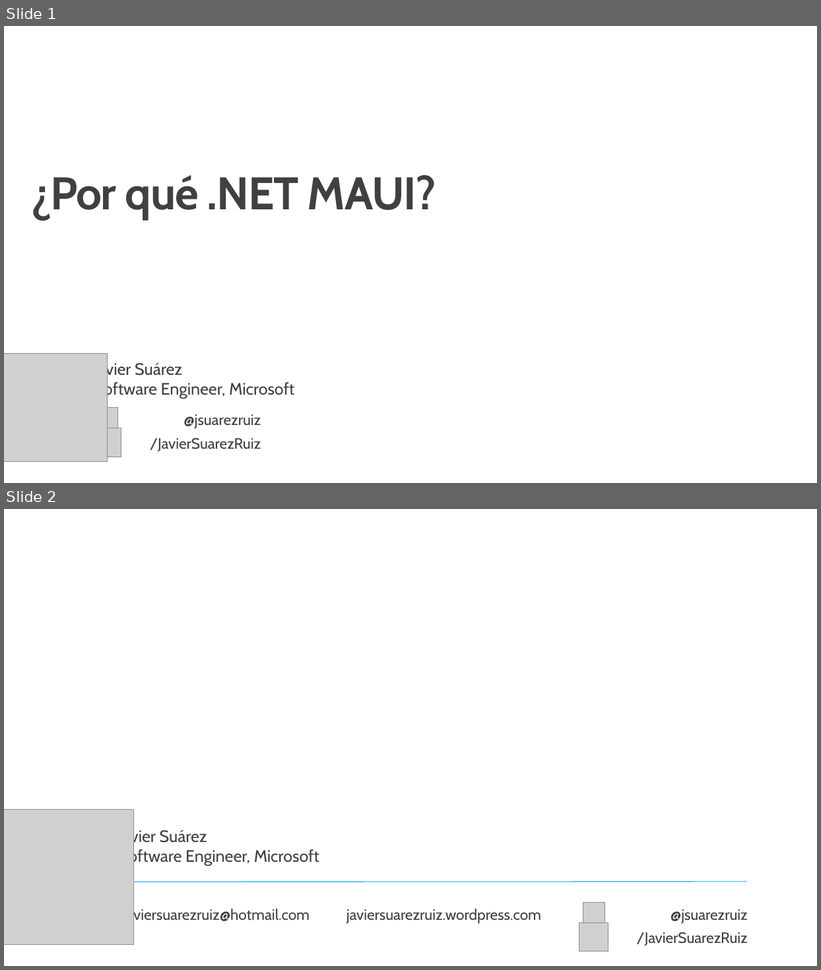
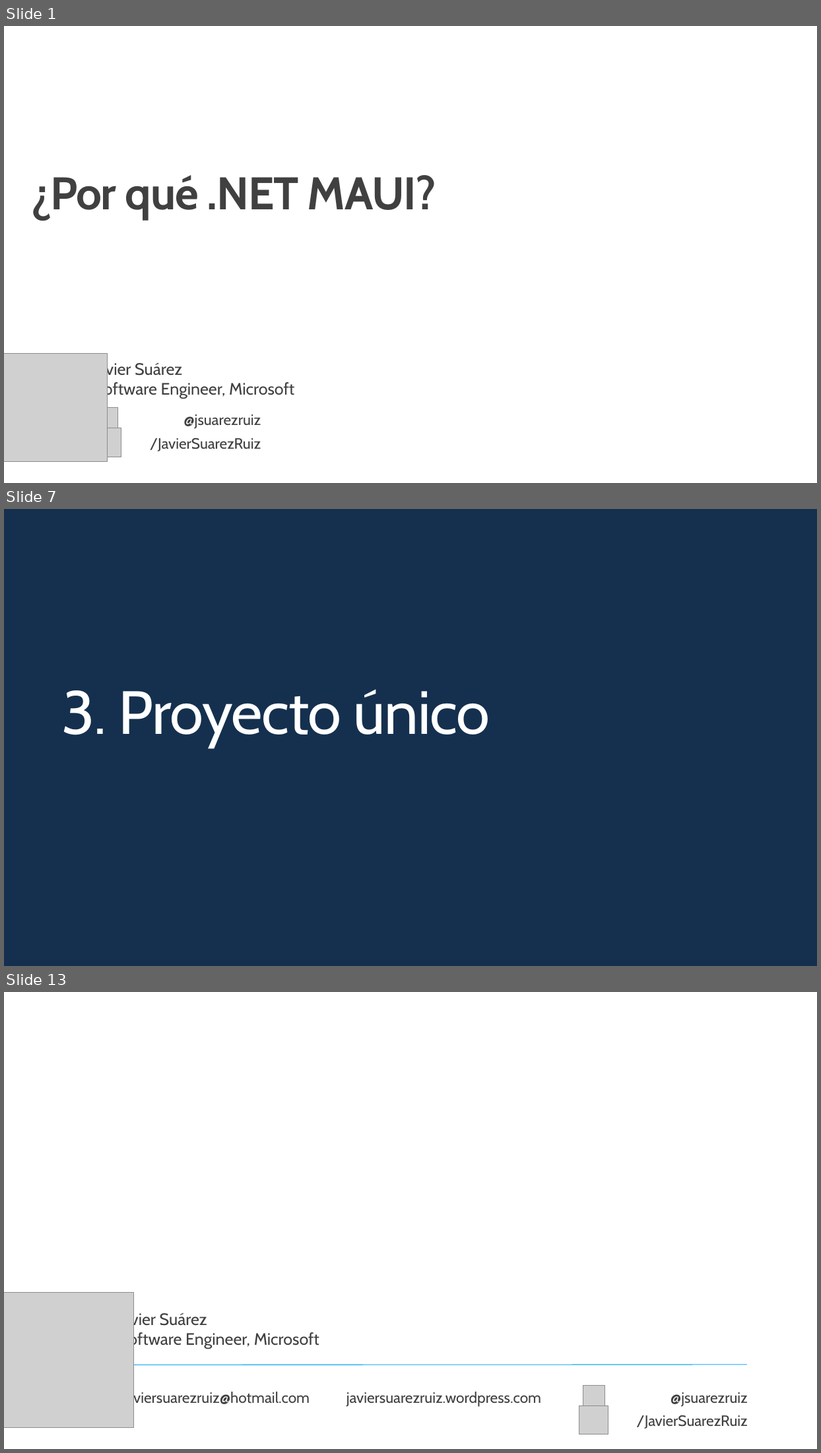
Before and after one commit to jsuarezruiz/taller-dotnet-maui, a slide deck: Bloque 1 - Introducción al desarrollo multiplataforma con .NET MAUI/Taller2 - Por qué .NET MAUI.pptx. Shown one above the other, each under a label of ours: slides 1 and 2 before the commit, slides 1, 7 and 13 after it; the slides between them are not shown. The pictures are 821x970 and 821x1453 pixels, drawn with LibreOffice and Linux fonts; fonts in the diff are those of the drawing; grey boxes stand for pictures; background and template pictures are left out. Boxes give left, top, right and bottom in pixels: in the first picture for what was removed or moved away, otherwise in the second. Text is boxed around its words. In the diff, an @@ line names an element or a change of style, - is before the commit and + after.

```diff
--- a/Bloque 1 - Introducción al desarrollo multiplataforma con .NET MAUI/Taller2 - Por qué .NET MAUI.pptx
+++ b/Bloque 1 - Introducción al desarrollo multiplataforma con .NET MAUI/Taller2 - Por qué .NET MAUI.pptx
@@ slide 7 added at (4, 509, 817, 966), background #15304E @@
@@ title added at (61, 689, 490, 747), 72 pt, text #FFFFFF @@
+3. Proyecto único
@@ what was slide 2 is now slide 13 @@
```
Also in this commit, not shown: 10 other slides added, 1 other file.
